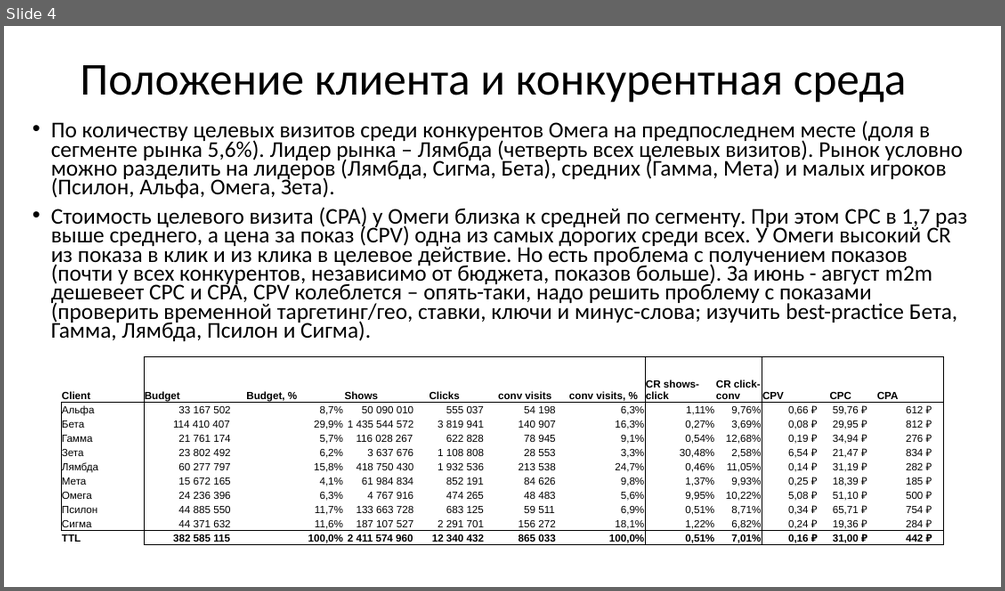
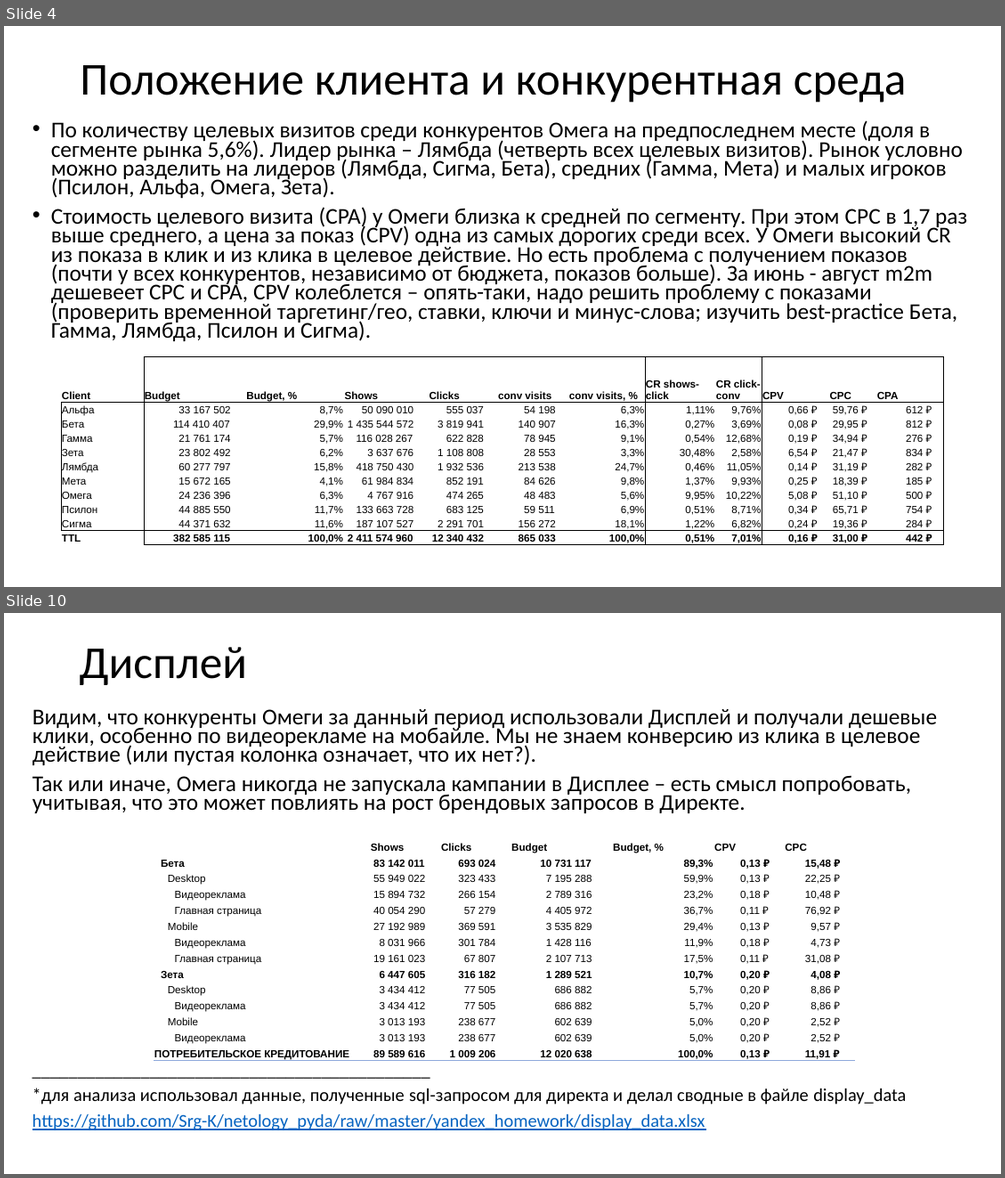
Before and after one commit to Srg-K/netology_pyda, a slide deck: yandex_homework/presentation.pptx. Shown one above the other, each under a label of ours: slide 4 before the commit, slides 4 and 10 after it; the slides between them are not shown. The pictures are 1005x591 and 1005x1178 pixels, drawn with LibreOffice and Linux fonts; fonts in the diff are those of the drawing. Boxes give left, top, right and bottom in pixels: in the first picture for what was removed or moved away, otherwise in the second. Text is boxed around its words. In the diff, an @@ line names an element or a change of style, - is before the commit and + after.

```diff
--- a/yandex_homework/presentation.pptx
+++ b/yandex_homework/presentation.pptx
@@ slide 10 added at <box>4,613,1001,1174</box>, background #FFFFFF @@
@@ title added at <box>80,647,248,685</box>, 44 pt, text #000000 @@
+Дисплей
@@ text added at <box>32,709,937,813</box>, 21.7 pt, text #000000 @@
+Видим, что конкуренты Омеги за данный период использовали Дисплей и получали дешевые клики, особенно по видеорекламе на мобайле. Мы не знаем конверсию из клика в целевое действие (или пустая колонка означает, что их нет?).
+Так или иначе, Омега никогда не запускала кампании в Дисплее – есть смысл попробовать, учитывая, что это может повлиять на рост брендовых запросов в Директе.
@@ table added at <box>154,837,854,1063</box>, 14 rows, 7 columns @@
+ | Shows | Clicks | Budget | Budget, % | CPV | CPC
+Бета | 83 142 011 | 693 024 | 10 731 117 | 89,3% | 0,13 ₽ | 15,48 ₽
+Desktop | 55 949 022 | 323 433 | 7 195 288 | 59,9% | 0,13 ₽ | 22,25 ₽
+Видеореклама | 15 894 732 | 266 154 | 2 789 316 | 23,2% | 0,18 ₽ | 10,48 ₽
+Главная страница | 40 054 290 | 57 279 | 4 405 972 | 36,7% | 0,11 ₽ | 76,92 ₽
+Mobile | 27 192 989 | 369 591 | 3 535 829 | 29,4% | 0,13 ₽ | 9,57 ₽
+Видеореклама | 8 031 966 | 301 784 | 1 428 116 | 11,9% | 0,18 ₽ | 4,73 ₽
+Главная страница | 19 161 023 | 67 807 | 2 107 713 | 17,5% | 0,11 ₽ | 31,08 ₽
+Зета | 6 447 605 | 316 182 | 1 289 521 | 10,7% | 0,20 ₽ | 4,08 ₽
+Desktop | 3 434 412 | 77 505 | 686 882 | 5,7% | 0,20 ₽ | 8,86 ₽
+Видеореклама | 3 434 412 | 77 505 | 686 882 | 5,7% | 0,20 ₽ | 8,86 ₽
+Mobile | 3 013 193 | 238 677 | 602 639 | 5,0% | 0,20 ₽ | 2,52 ₽
+Видеореклама | 3 013 193 | 238 677 | 602 639 | 5,0% | 0,20 ₽ | 2,52 ₽
+ПОТРЕБИТЕЛЬСКОЕ КРЕДИТОВАНИЕ | 89 589 616 | 1 009 206 | 12 020 638 | 100,0% | 0,13 ₽ | 11,91 ₽
@@ text added at <box>32,1087,906,1130</box>, 17.5 pt, text #000000 @@
+____________________________________________
+*для анализа использовал данные, полученные sql-запросом для директа и делал сводные в файле display_data
+https://github.com/Srg-K/netology_pyda/raw/master/yandex_homework/display_data.xlsx
```
Also in this commit, not shown: 5 other slides added, 1 other file.
